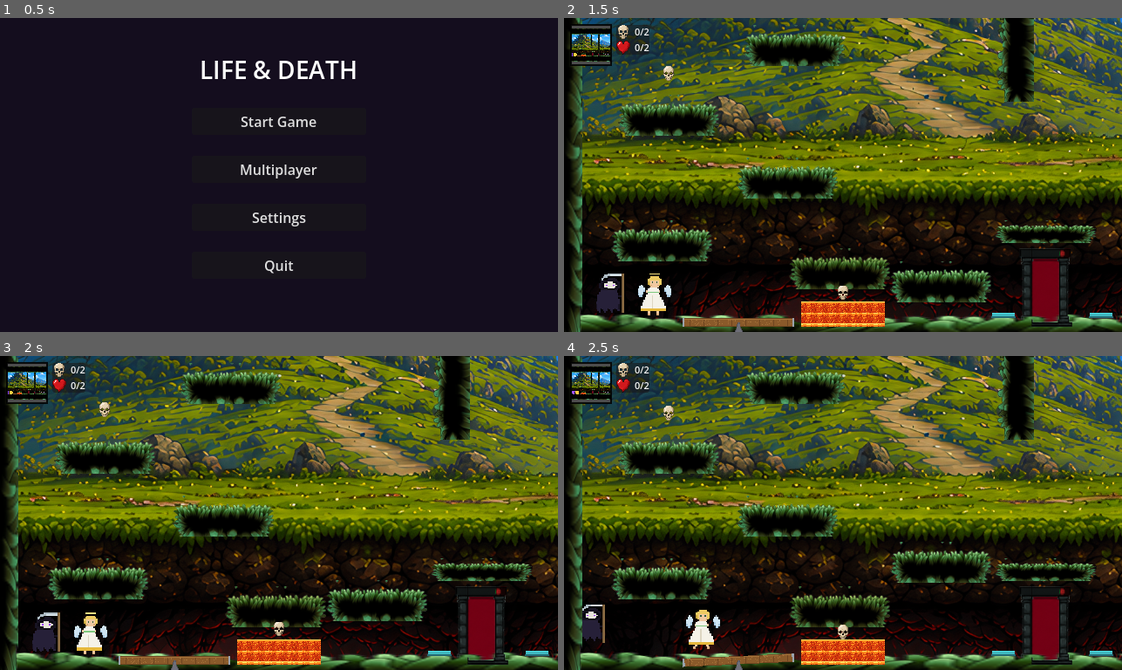
Above: before the commit, frames 1-4 (two rows, left to right).
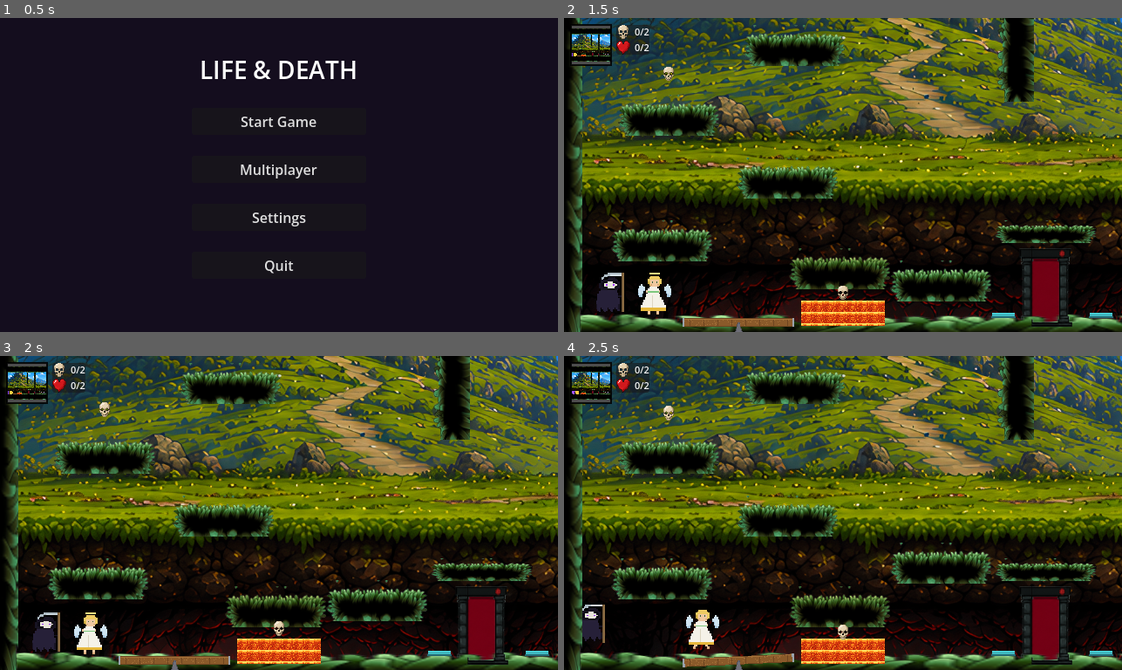
Above: after the commit, the same moments.

Repository: mionsek/life-death
Game: Godot game, scene res://scenes/ui/MainMenu.tscn
Two runs of this game, one before a commit and one after it. Both use one fixed random seed, a clock stepped at 60 frames per second and the inputs below.
Inputs (mouse positions are in pixels of both pictures, inside the frame that each line leads up to):
- Up to frame 1 (0.5 s): no input
- Up to frame 2 (1.5 s): click "Start Game" at 0.5 s; click "1" at 1.25 s
- Up to frame 3 (2 s): no input
- Up to frame 4 (2.5 s): tap Enter (ui_accept) at 2, 2.27 s; move the mouse to (965, 497) at 2.02 s; hold Right (ui_right) from 2.03 s (still down); hold Shift from 2.03 s (still down); click (965, 497) at 2.17 s

Frame 1 is identical in both runs. In frame 2, 0.8% of the frame differs, in the area x 4-91%, y 6-100%; in frame 3, 0.5%; in frame 4, 0.8%.

Commit message:
fix: lever handle alone tilts, red light is clean, no camera jitter (023)
Three playtest defects:
- Lever: the hinge was detected by comparing against the platform width, which
  only trips halfway down the dome's rounded cap — so the cap ended up in the
  handle and tilted with the arm. Now the scan runs bottom-up (platform ->
  dome -> thin arm) and stops at the first thin row, and the hinge x is sampled
  inside the dome rather than on the leaning arm. The arm is painted over the
  dome in the source, so cutting at the dome top left a stub poking out of the
  silhouette; the dome is symmetric, so that half is rebuilt by mirroring the
  clean half (_mirror_dome). Only the handle moves now.
- Door light: the indicator was matched by brightness, which missed its dim
  green rim and left it baked into door_front — a permanent green tinge beside
  the dot. It is now matched by hue and the wipe mask is dilated, so the light
  tints cleanly red/green.
- Door appeared to shake while the camera scrolled: sub-pixel camera positions,
  not the texture. Enabled rendering/2d/snap/snap_2d_transforms_to_pixel.

Tests: 133.

Co-Authored-By: Claude Fable 5 <noreply@anthropic.com>

Diff:
--- a/game/project.godot
+++ b/game/project.godot
@@ -52,3 +52,4 @@
 
 renderer/rendering_method="gl_compatibility"
 renderer/rendering_method.mobile="gl_compatibility"
+2d/snap/snap_2d_transforms_to_pixel=true
--- a/game/scenes/obstacles/Lever.tscn
+++ b/game/scenes/obstacles/Lever.tscn
@@ -23,11 +23,11 @@
 texture = ExtResource("2")
 
 [node name="HandlePivot" type="Node2D" parent="."]
-position = Vector2(6, -18.7)
+position = Vector2(3.8, -25)
 
 [node name="LeverHandle" type="Sprite2D" parent="HandlePivot"]
 z_index = 3
 texture_filter = 2
 centered = false
-offset = Vector2(-34, -29)
+offset = Vector2(-34, -23)
 texture = ExtResource("3")
--- a/game/tools/slice_doors.gd
+++ b/game/tools/slice_doors.gd
@@ -78,17 +78,27 @@
 				run = 0
 		widths[y] = wdt
 		max_width = maxi(max_width, wdt)
-	# joint = dome top: first row (from the top) that is clearly wide
+	# The joint is the dome's TOP edge — cut any lower and part of the dome ends
+	# up in the handle and tilts with the arm. Scan upward from the bottom
+	# (platform -> dome -> thin arm) and stop at the first thin row: that skips
+	# the knob entirely, which a top-down scan keeps tripping over.
 	var joint_y := h / 2
-	for y in h:
-		if widths[y] > int(0.45 * max_width):
+	for y in range(h - 1, -1, -1):
+		if widths[y] > 0 and widths[y] < int(0.25 * max_width):
 			joint_y = y
 			break
-	# joint x = centre of the widest run on that row
-	var jx := _widest_run_centre(frame, joint_y)
+	# Hinge x = the dome's centre, sampled just inside it. Sampling the joint row
+	# itself would return the arm's position (it leans off to one side).
+	var jx := _widest_run_centre(frame, mini(joint_y + int(h * 0.05), h - 1))
 
 	var base := Image.create(w, h, false, Image.FORMAT_RGBA8)
 	base.blit_rect(frame, Rect2i(0, joint_y, w, h - joint_y), Vector2i(0, joint_y))
+	# In the source art the arm is painted over the dome, so cutting at the dome
+	# top leaves its dark stub poking out of the dome's silhouette. It would sit
+	# there unmoved while the handle swings the other way, so rebuild that half
+	# of the (symmetric) dome by mirroring the clean half over it.
+	var arm_cx := _widest_run_centre(frame, maxi(joint_y - maxi(int(h * 0.03), 2), 0))
+	_mirror_dome(base, joint_y, mini(joint_y + int(h * 0.16), h), jx, arm_cx < jx)
 
 	# handle crop: symmetric around jx, from the handle top down to the joint,
 	# so the joint lands at the crop's bottom-centre.
@@ -114,6 +124,24 @@
 	print("  lever layers: base %dx%d, handle %dx%d, pivot=(%.1f, %.1f)"
 		% [int(w * scale), target_h, handle.get_width(), handle.get_height(),
 		pivot.x, pivot.y])
+
+
+# Rebuilds the dome half that holds the arm's leftover stub by mirroring the
+# clean half across the hinge. The dome is symmetric, so this removes the stub
+# (silhouette included) without leaving a hole.
+func _mirror_dome(img: Image, y0: int, y1: int, jx: int, stub_left: bool) -> void:
+	var w := img.get_width()
+	for y in range(y0, y1):
+		if stub_left:
+			for x in jx:
+				var mx := 2 * jx - x
+				if mx >= 0 and mx < w:
+					img.set_pixel(x, y, img.get_pixel(mx, y))
+		else:
+			for x in range(jx + 1, w):
+				var mx := 2 * jx - x
+				if mx >= 0 and mx < w:
+					img.set_pixel(x, y, img.get_pixel(mx, y))
 
 
 # X centre of the widest opaque run on a row.
@@ -246,8 +274,9 @@
 		return
 	var x1: int = runs[0].y            # inner edge of the left pillar
 	var x2: int = runs[runs.size() - 1].x   # inner edge of the right pillar
-	# light bounding box: bright pixels in the top-right of the lintel
-	var light_rect := _light_bbox(opened, cx, lintel_bottom)
+	# the indicator light, matched by hue so its faint rim is caught too
+	var light_mask := _light_mask(opened)
+	var wipe_mask := _dilate(light_mask, w, h, 2)
 
 	# --- build the four same-size layers ---
 	var back := Image.create(w, h, false, Image.FORMAT_RGBA8)
@@ -255,19 +284,23 @@
 
 	var front := Image.create(w, h, false, Image.FORMAT_RGBA8)
 	front.blit_rect(opened, Rect2i(x1, 0, w - x1, h), Vector2i(x1, 0))
-	var socket := opened.get_pixel(cx, (lintel_top + lintel_bottom) / 2)   # dark lintel colour
-	for y in range(light_rect.position.y, light_rect.end.y):
-		for x in range(light_rect.position.x, light_rect.end.x):
-			if front.get_pixel(x, y).a > 0.0:
-				front.set_pixel(x, y, socket)
+	# wipe the baked light (and its rim) down to a dark socket — the live light
+	# is drawn by the separate, tintable door_light layer on top.
+	var socket := opened.get_pixel(cx, (lintel_top + lintel_bottom) / 2)
+	for y in h:
+		for x in w:
+			if wipe_mask[y * w + x] == 1 and front.get_pixel(x, y).a > 0.0:
+				front.set_pixel(x, y, Color(socket.r, socket.g, socket.b,
+					front.get_pixel(x, y).a))
 
 	var light := Image.create(w, h, false, Image.FORMAT_RGBA8)
-	for y in range(light_rect.position.y, light_rect.end.y):
-		for x in range(light_rect.position.x, light_rect.end.x):
+	for y in h:
+		for x in w:
+			if light_mask[y * w + x] == 0:
+				continue
 			var c := opened.get_pixel(x, y)
-			if c.a > 0.3:
-				var lum: float = maxf(c.r, maxf(c.g, c.b))
-				light.set_pixel(x, y, Color(lum, lum, lum, c.a))
+			var lum: float = maxf(c.r, maxf(c.g, c.b))
+			light.set_pixel(x, y, Color(lum, lum, lum, c.a))
 
 	var gate := Image.create(w, h, false, Image.FORMAT_RGBA8)
 	for y in range(lintel_bottom, h):
@@ -319,23 +352,42 @@
 	return runs
 
 
-# Bounding box of the bright indicator light in the top-right of the lintel.
-func _light_bbox(img: Image, cx: int, lintel_bottom: int) -> Rect2i:
-	var minx := img.get_width()
-	var miny := lintel_bottom
-	var maxx := 0
-	var maxy := 0
-	var found := false
-	for y in lintel_bottom:
-		for x in range(cx, img.get_width()):
+# Mask of the indicator light. It is green in the open frame, so match on hue
+# rather than brightness — a brightness cut leaves the light's dim green rim
+# baked into the frame, which shows as a permanent green tinge beside the dot.
+func _light_mask(img: Image) -> PackedByteArray:
+	var w := img.get_width()
+	var mask := PackedByteArray()
+	mask.resize(w * img.get_height())
+	for y in img.get_height():
+		for x in w:
 			var c := img.get_pixel(x, y)
-			if c.a > 0.3 and maxf(c.r, maxf(c.g, c.b)) > 0.45:
-				found = true
-				minx = mini(minx, x); miny = mini(miny, y)
-				maxx = maxi(maxx, x); maxy = maxi(maxy, y)
-	if not found:
-		return Rect2i(0, 0, 0, 0)
-	return Rect2i(minx, miny, maxx - minx + 1, maxy - miny + 1)
+			if c.a > 0.2 and c.g > c.r + 0.05 and c.g > c.b + 0.05:
+				mask[y * w + x] = 1
+	return mask
+
+
+# Grows a mask by `radius` pixels (used to wipe the light's faint rim too).
+func _dilate(mask: PackedByteArray, w: int, h: int, radius: int) -> PackedByteArray:
+	var out := mask.duplicate()
+	for _r in radius:
+		var src := out.duplicate()
+		for y in h:
+			for x in w:
+				if src[y * w + x] == 1:
+					continue
+				var hit := false
+				for dy in range(-1, 2):
+					for dx in range(-1, 2):
+						var nx := x + dx
+						var ny := y + dy
+						if nx < 0 or ny < 0 or nx >= w or ny >= h:
+							continue
+						if src[ny * w + nx] == 1:
+							hit = true
+				if hit:
+					out[y * w + x] = 1
+	return out
 
 
 # Scales an image to target_h (keeping aspect) and saves it.
Binary file changed: game/assets/sprites/doors/door_front.png
Binary file changed: game/assets/sprites/doors/door_light.png
Binary file changed: game/assets/sprites/doors/lever_base.png
Binary file changed: game/assets/sprites/doors/lever_handle.png
